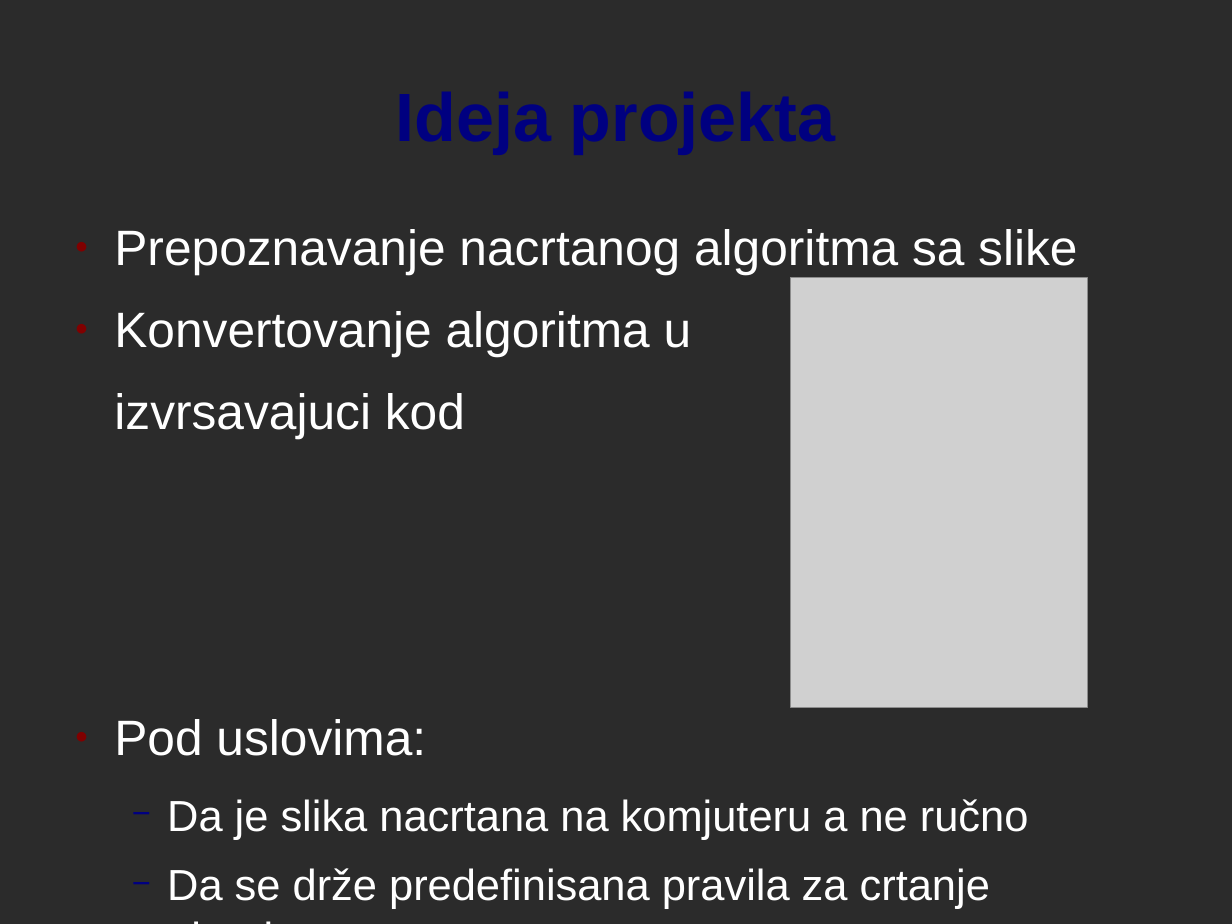
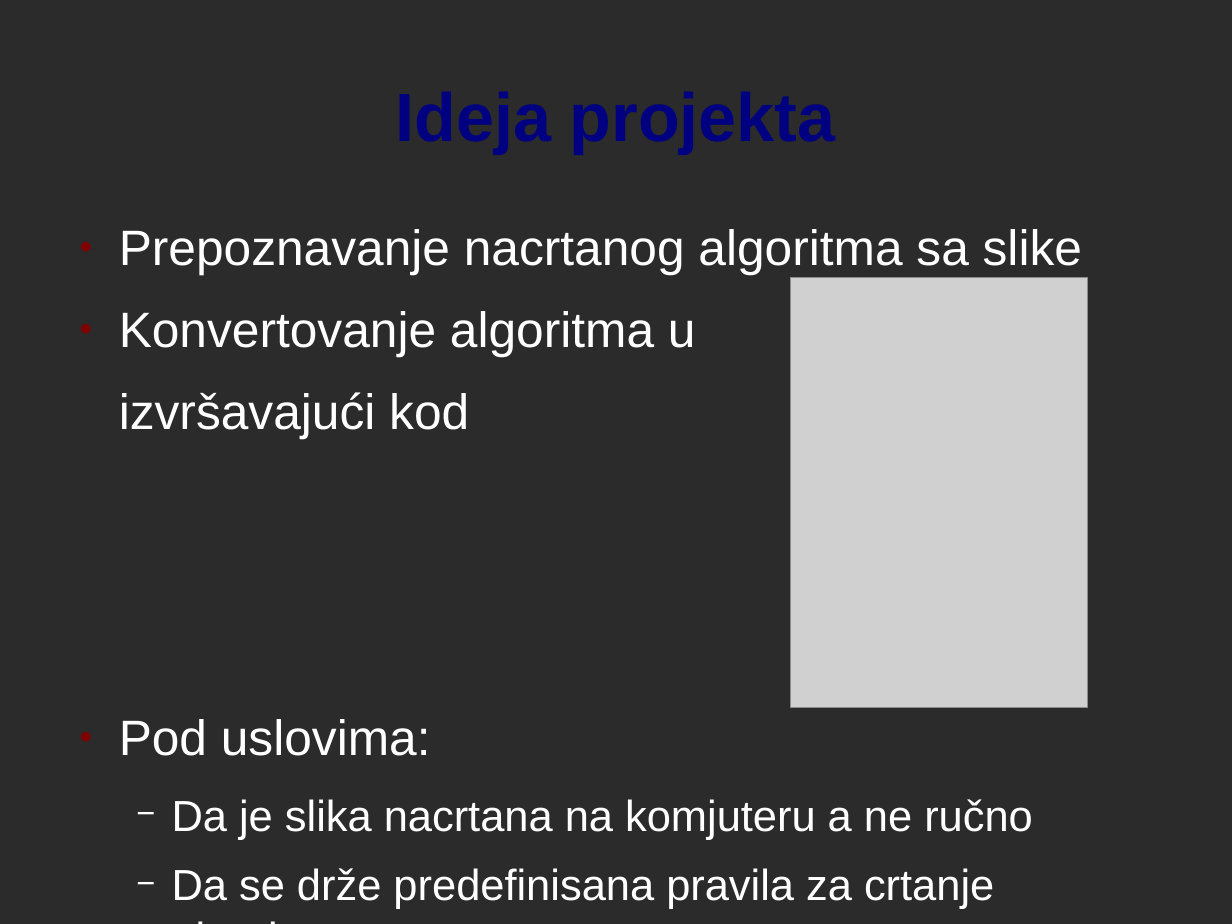
Before and after one commit to SC-Project/SCP1, a slide deck: slide 3 of SCP1-V3-FINAL.odp. Drawn at 1232x924 pixels with LibreOffice and Linux fonts; fonts in the diff are those of the drawing; grey boxes stand for pictures; background and template pictures are left out; a plain dark background stands for a picture behind light text. Boxes give left, top, right and bottom in pixels: in the first picture for what was removed or moved away, otherwise in the second. Text is boxed around its words. In the diff, an @@ line names an element or a change of style, - is before the commit and + after.

```diff
--- a/SCP1-V3-FINAL.odp
+++ b/SCP1-V3-FINAL.odp
@@ text at (x1=119, y1=392, x2=469, y2=438): text changed @@
-izvrsavajuci kod
+izvršavajući kod
@@ text at (x1=172, y1=799, x2=1033, y2=909): bullet colour #000080 to #FFFFFF @@
```
Also in this commit, not shown: 3 other slides changed.
